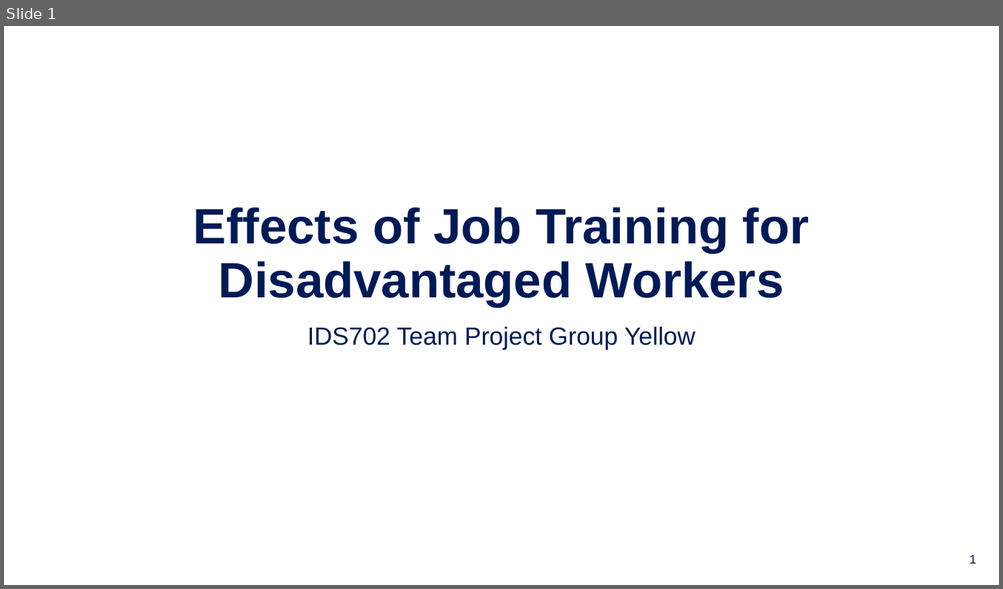
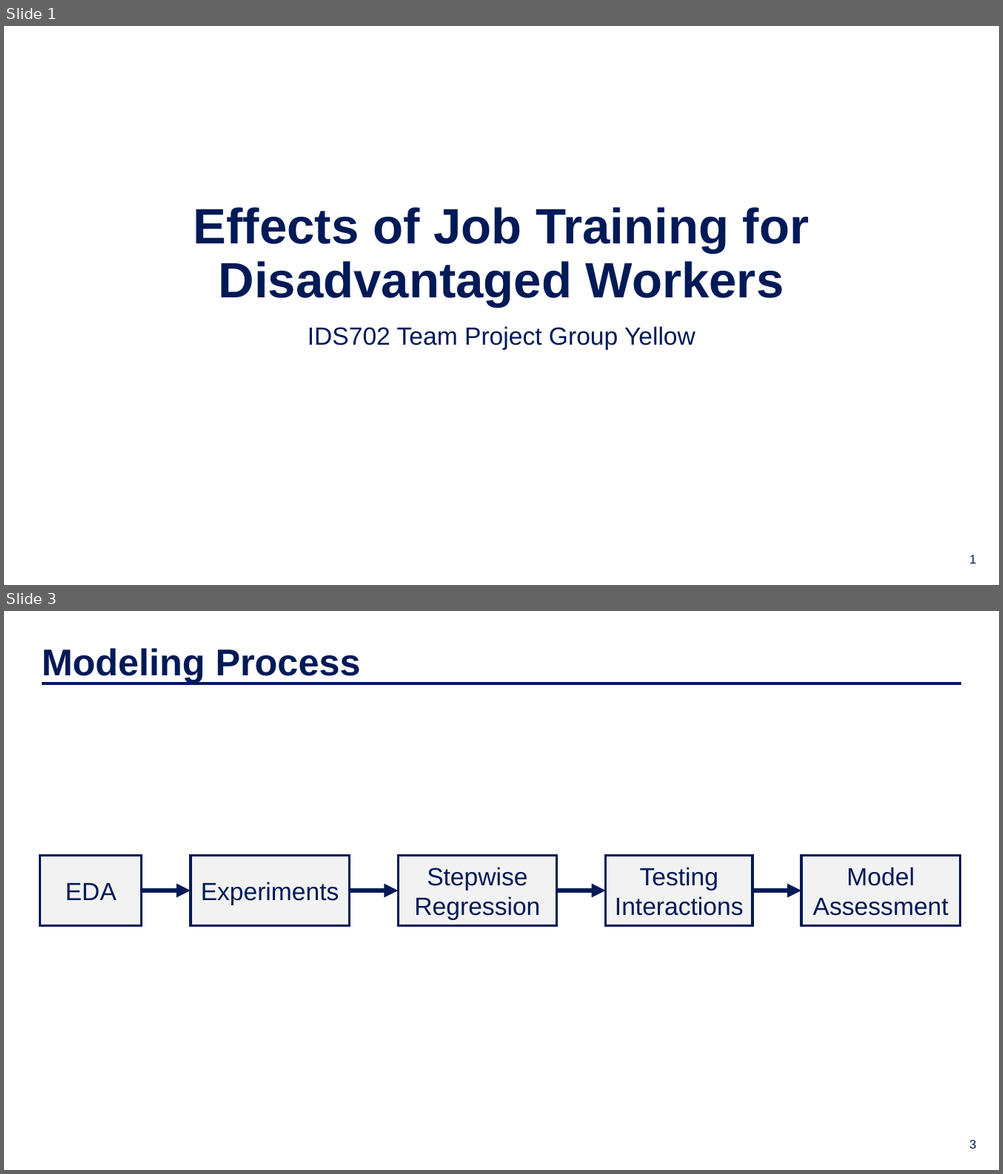
Before and after one commit to IDS-702-F21/team-project-1-effects-of-job-training-on-wages-yellowfellows, a slide deck: Presentation/slide_deck.pptx. Shown one above the other, each under a label of ours: slide 1 before the commit, slides 1 and 3 after it; the slides between them are not shown. The pictures are 1003x589 and 1003x1174 pixels, drawn with LibreOffice and Linux fonts; fonts in the diff are those of the drawing; background and template pictures are left out. Boxes give left, top, right and bottom in pixels: in the first picture for what was removed or moved away, otherwise in the second. Text is boxed around its words. In the diff, an @@ line names an element or a change of style, - is before the commit and + after.

```diff
--- a/Presentation/slide_deck.pptx
+++ b/Presentation/slide_deck.pptx
@@ slide 3 added at box(4, 611, 999, 1170), background picture (left out) @@
@@ text added at box(42, 648, 361, 682), 36 pt, text #001A57, bold @@
+Modeling Process
@@ line added from (41, 684) to (962, 684), #001A57 3 pt @@
@@ rectangle added at box(40, 856, 142, 925), fill #F2F2F2, outline #001A57 2.25 pt, 24 pt, text #001A57 @@
+EDA
@@ rectangle added at box(190, 856, 350, 925), fill #F2F2F2, outline #001A57 2.25 pt, 24 pt, text #001A57 @@
+Experiments
@@ rectangle added at box(398, 856, 557, 925), fill #F2F2F2, outline #001A57 2.25 pt, 24 pt, text #001A57 @@
+Stepwise Regression
@@ rectangle added at box(606, 856, 752, 925), fill #F2F2F2, outline #001A57 2.25 pt, 24 pt, text #001A57 @@
+Testing Interactions
@@ rectangle added at box(801, 856, 960, 925), fill #F2F2F2, outline #001A57 2.25 pt, 24 pt, text #001A57 @@
+Model Assessment
@@ arrow added from (142, 891) to (190, 891), #001A57 4.5 pt @@
@@ arrow added from (350, 891) to (398, 891), #001A57 4.5 pt @@
@@ arrow added from (557, 891) to (606, 891), #001A57 4.5 pt @@
@@ arrow added from (752, 891) to (801, 891), #001A57 4.5 pt @@
@@ page number added at box(969, 1140, 976, 1149), 12 pt, text #001A57 @@
+3
```
Also in this commit, not shown: 3 other slides added, 5 other files.
